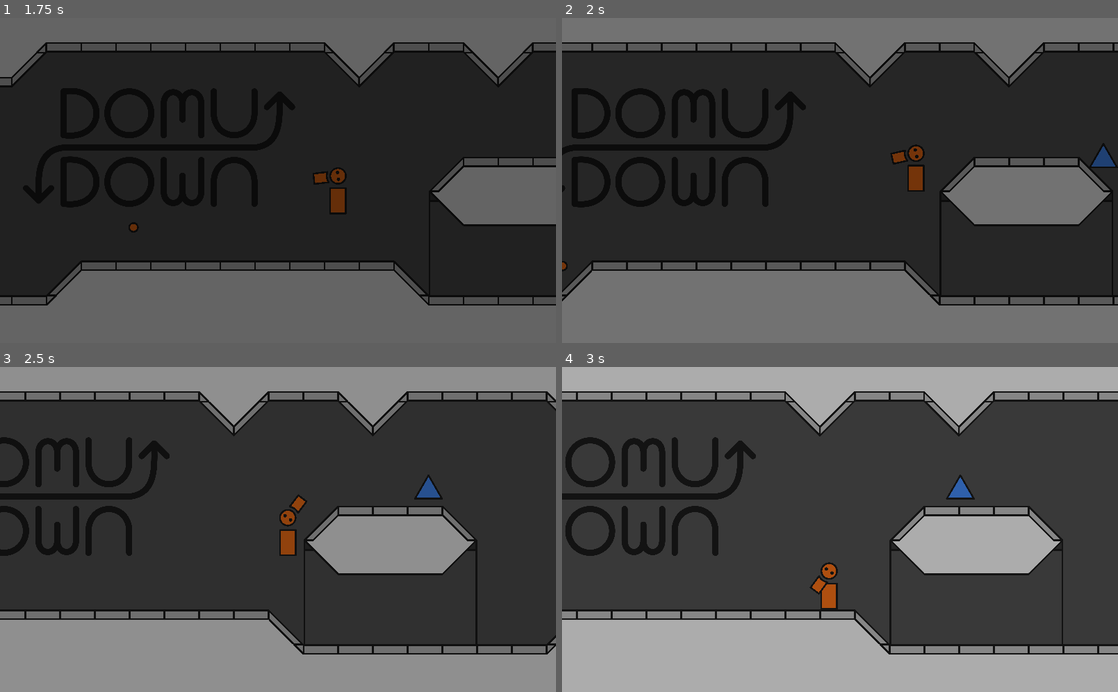
Above: before the commit, frames 1-4 (two rows, left to right).
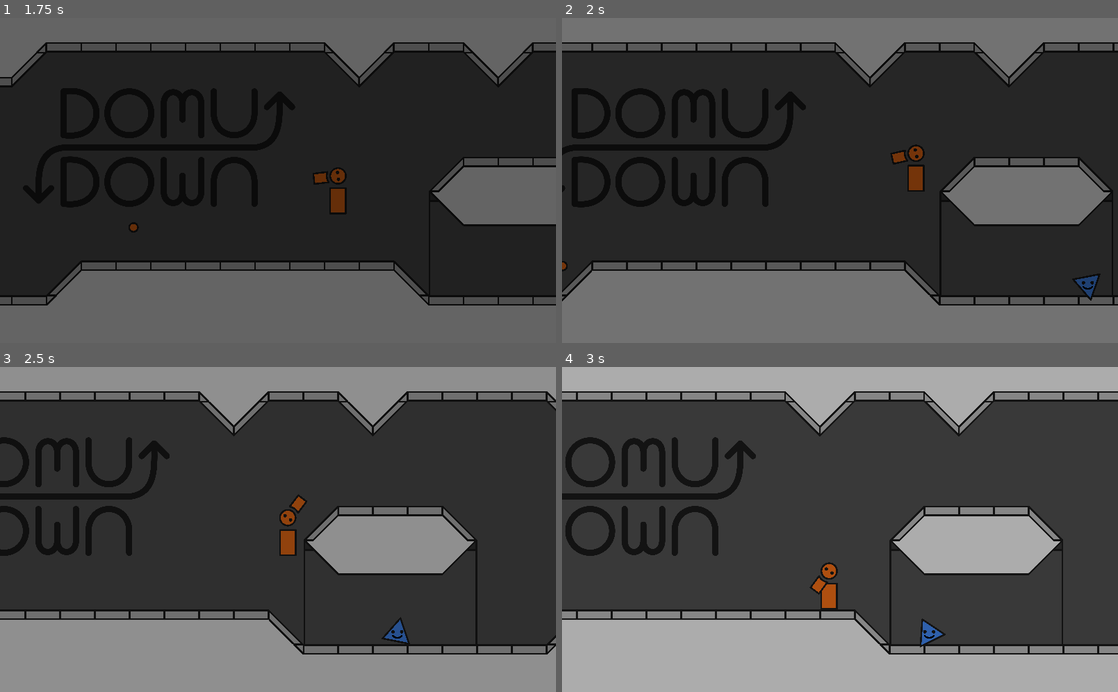
Above: after the commit, the same moments.

Repository: sirstotes/ZenoJam
Game: Godot game, scene res://Scenes/Main.tscn
The game is run twice, just before and just after one commit, with the same random seed, the same clock (stepped at 60 frames per second) and the same inputs.
Inputs (mouse positions are in pixels of both pictures, inside the frame that each line leads up to):
- Up to frame 1 (1.75 s): tap Enter at 0.5 s; move the mouse to (400, 164) at 0.52 s; hold D (move-right) from 0.53 s (still down); tap E (trade) at 0.6, 1.55 s; tap W (move-up) at 0.77, 1.52 s; tap Space at 1.25 s; move the mouse to (166, 196) at 1.27 s; click (166, 196) at 1.35 s
- Up to frame 2 (2 s): keep holding D (move-right)
- Up to frame 3 (2.5 s): move the mouse to (333, 458) at 2.02 s; release D (move-right) at 2.03 s; hold A (move-left) from 2.03 s (still down); tap E (trade) at 2.1 s
- Up to frame 4 (3 s): move the mouse to (812, 594) at 2.77 s; release A (move-left) at 2.78 s; hold D (move-right) from 2.78 s (still down); tap E (trade) at 2.85 s

Frame 1 is identical in both runs. In frame 2, 0.4% of the frame differs, in the area x 91-100%, y 38-87%; in frame 3, 0.4%, in the area x 68-80%, y 33-86%; in frame 4, 0.4%.

Commit message:
Walker Update

Diff:
--- a/Objects/Enemies/Base Enemy.tscn
+++ b/Objects/Enemies/Base Enemy.tscn
@@ -1,7 +1,8 @@
-[gd_scene load_steps=4 format=2]
+[gd_scene load_steps=5 format=2]
 
 [ext_resource path="res://Scripts/Enemies/Base Enemy.gd" type="Script" id=1]
 [ext_resource path="res://Sprites/tri-yellow.png" type="Texture" id=2]
+[ext_resource path="res://Sprites/face-5.png" type="Texture" id=3]
 
 [sub_resource type="CircleShape2D" id=1]
 radius = 32.0
@@ -19,3 +20,7 @@
 [node name="Sprite" type="Sprite" parent="."]
 scale = Vector2( 0.1, 0.1 )
 texture = ExtResource( 2 )
+
+[node name="Face" type="Sprite" parent="."]
+scale = Vector2( 0.1, 0.1 )
+texture = ExtResource( 3 )
--- a/Objects/Enemies/Stupid.tscn
+++ b/Objects/Enemies/Stupid.tscn
@@ -1,7 +1,8 @@
-[gd_scene load_steps=4 format=2]
+[gd_scene load_steps=5 format=2]
 
 [ext_resource path="res://Scripts/Enemies/Walker.gd" type="Script" id=1]
 [ext_resource path="res://Sprites/tri-yellow.png" type="Texture" id=2]
+[ext_resource path="res://Sprites/face-5.png" type="Texture" id=3]
 
 [sub_resource type="CircleShape2D" id=1]
 radius = 32.0
@@ -18,3 +19,7 @@
 [node name="Sprite" type="Sprite" parent="."]
 scale = Vector2( 0.1, 0.1 )
 texture = ExtResource( 2 )
+
+[node name="Face" type="Sprite" parent="."]
+scale = Vector2( 0.1, 0.1 )
+texture = ExtResource( 3 )
--- a/Objects/Enemies/Walker.tscn
+++ b/Objects/Enemies/Walker.tscn
@@ -1,10 +1,14 @@
-[gd_scene load_steps=4 format=2]
+[gd_scene load_steps=6 format=2]
 
 [ext_resource path="res://Scripts/Enemies/Walker.gd" type="Script" id=1]
 [ext_resource path="res://Sprites/tri-yellow.png" type="Texture" id=2]
+[ext_resource path="res://Sprites/face-5.png" type="Texture" id=3]
 
 [sub_resource type="CircleShape2D" id=1]
-radius = 32.0
+radius = 20.0
+
+[sub_resource type="RayShape2D" id=2]
+length = 448.0
 
 [node name="KinematicBody2D" type="KinematicBody2D"]
 script = ExtResource( 1 )
@@ -18,3 +22,14 @@
 [node name="Sprite" type="Sprite" parent="."]
 scale = Vector2( 0.1, 0.1 )
 texture = ExtResource( 2 )
+
+[node name="Face" type="Sprite" parent="."]
+scale = Vector2( 0.1, 0.1 )
+texture = ExtResource( 3 )
+
+[node name="Area2D" type="Area2D" parent="."]
+
+[node name="CollisionShape2D" type="CollisionShape2D" parent="Area2D"]
+rotation = 3.14159
+shape = SubResource( 2 )
+[connection signal="body_entered" from="Area2D" to="." method="_on_Area2D_body_entered"]
--- a/Scenes/Main.tscn
+++ b/Scenes/Main.tscn
@@ -172,7 +172,7 @@
 [node name="Domu3" parent="Domus" instance=ExtResource( 8 )]
 position = Vector2( 2528, 224 )
 scale = Vector2( 1, -1 )
-tradenum = 2
+tradenum = 3
 tradeCost = 10
 pathToBase = NodePath("../..")
 
--- a/Scripts/Domu.gd
+++ b/Scripts/Domu.gd
@@ -27,7 +27,7 @@
 			if tradenum == 0:
 				player.max_health += 1
 			elif tradenum == 1:
-				player.max_speed += 100
+				player.max_speed += 50
 			elif tradenum == 2:
 				player.get_node("Gun").bullet = load("res://Objects/Bullets/bullet-1.tscn")
 			elif tradenum == 3:
--- a/Scripts/Enemies/Base Enemy.gd
+++ b/Scripts/Enemies/Base Enemy.gd
@@ -67,7 +67,12 @@
 		velocity.y += -gravity * delta
 	else:
 		velocity.y += gravity * delta
-
+	if health == 0:
+		$Face.texture = load("res://Sprites/face-5.png")
+	elif health == max_health-1:
+		$Face.texture = load("res://Sprites/face-4.png")
+	else:
+		$Face.texture = load("res://Sprites/face-3.png")
 func wrap(self_chunk):
 	if abs(player_chunk - self_chunk) > 1:
 		if player_chunk > self_chunk:
--- a/Scripts/Enemies/Walker.gd
+++ b/Scripts/Enemies/Walker.gd
@@ -19,4 +19,9 @@
 		velocity.x -= walk_acceleration * delta
 	else:
 		velocity.x += walk_acceleration * delta
+	$Sprite.rotation += delta * velocity.x/20
 	last_position = position
+func _on_Area2D_body_entered(body):
+	if body.is_in_group("Player"):
+		gravity_inverted = !gravity_inverted
+		scale.y = -scale.y
--- a/Scripts/Player.gd
+++ b/Scripts/Player.gd
@@ -8,6 +8,7 @@
 export(float) var jump_speed = 500
 export(float) var air_multiplier = 0.1
 export(int) var max_health = 3
+export(int) var regen_time = 10
 
 var health = 0
 
@@ -15,6 +16,7 @@
 var last_position = Vector2()
 var collided_buffer = 0
 var money = 100
+var health_regen = 0
 # Called when the node enters the scene tree for the first time.
 func _ready():
 	pass # Replace with function body.
@@ -48,9 +50,13 @@
 	velocity.y += gravity * delta
 	if health >= max_health:
 		die()
-
+func _process(delta):
+	health_regen += delta
+	if health_regen > regen_time and health > 0:
+		health_regen = 0
+		health -= 1
 func damage(amount):
 	health += amount
-
+	health_regen = 0
 func die():
 	pass
Binary file changed: Sprites/tri-blue.png
Binary file changed: Sprites/tri-green.png
Binary file changed: Sprites/tri-red.png
Binary file changed: Sprites/tri-yellow.png
